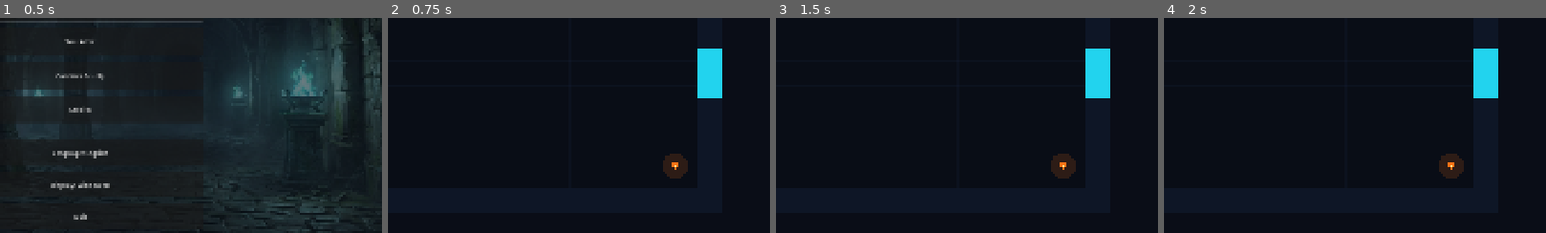
Above: before the commit, frames 1-4 (left to right).
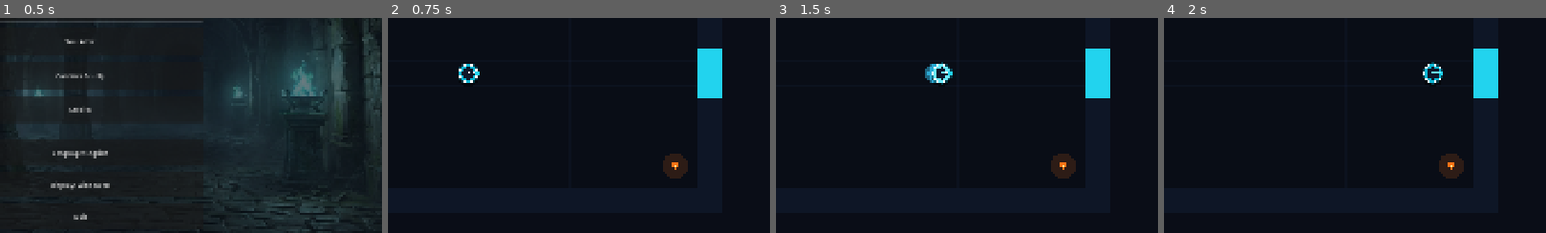
Above: after the commit, the same moments.

Repository: ChobitsChii/games
Game: Godot game, scene res://scenes/main_menu.tscn
Two runs of this game, one before a commit and one after it. Both use one fixed random seed, a clock stepped at 60 frames per second and the inputs below.
Inputs (mouse positions are % of the whole screen's width and height, from its top left):
- Up to frame 1 (0.5 s): no input
- Up to frame 2 (0.75 s): click "Start Run" at 0.5 s
- Up to frame 3 (1.5 s): tap Enter at 1.25 s; move the mouse to (72, 45) at 1.27 s; hold Right (move_right) from 1.28 s (still down); tap Space (dash) at 1.35 s
- Up to frame 4 (2 s): keep holding Right (move_right)
The pictures show only the part of the screen within x 40-90%, y 37-87%; the shares and areas given below are measured in that part.

Frame 1 is identical in both runs. In frame 2, 0.3% of the frame differs, in the area x 18-24%, y 21-31%; in frame 3, 0.5%, in the area x 39-47%, y 20-32%; in frame 4, 0.3%.

Commit message:
fix(crypt_dash): fix entity z-index visibility, add pause menu and tree pause on game over

Diff:
--- a/crypt_dash/scripts/entities/base_boss.gd
+++ b/crypt_dash/scripts/entities/base_boss.gd
@@ -19,6 +19,7 @@
 
 
 func _ready() -> void:
+	z_index = 6
 	collision_layer = 8
 	collision_mask = 1 | 8
 
--- a/crypt_dash/scripts/entities/base_enemy.gd
+++ b/crypt_dash/scripts/entities/base_enemy.gd
@@ -27,6 +27,7 @@
 
 
 func _ready() -> void:
+	z_index = 5
 	collision_layer = 8 # Gegner (Layer 4)
 	collision_mask = 1 | 8 # Wände + andere Gegner
 
--- a/crypt_dash/scripts/entities/enemy_archer.gd
+++ b/crypt_dash/scripts/entities/enemy_archer.gd
@@ -48,8 +48,15 @@
 
 func _draw() -> void:
 	super._draw()
-	# Grüner Schützen-Umhang
-	draw_circle(Vector2.ZERO, 16.0, Color("15803d"))
-	draw_circle(Vector2(0, -2), 11.0, Color("e2e8f0"))
-	draw_circle(Vector2(-3, -2), 2.5, Color("dc2626")) # Rote Scharfschützen-Augen
-	draw_circle(Vector2(3, -2), 2.5, Color("dc2626"))
+	# Scharfe Outline
+	draw_circle(Vector2.ZERO, 19.0, Color("0f172a"))
+	# Smaragdgrüner Umhang
+	draw_circle(Vector2.ZERO, 17.0, Color("16a34a"))
+	draw_circle(Vector2(0, -2), 12.0, Color("f8fafc"))
+	# Zielende Scharfschützen-Augen
+	draw_circle(Vector2(-4, -2), 3.5, Color("f97316"))
+	draw_circle(Vector2(4, -2), 3.5, Color("f97316"))
+	draw_circle(Vector2(-4, -2), 1.5, Color.WHITE)
+	draw_circle(Vector2(4, -2), 1.5, Color.WHITE)
+	# Goldener Bogen
+	draw_arc(Vector2(12, 0), 10.0, -PI/2, PI/2, 12, Color("fbbf24"), 3.0)
--- a/crypt_dash/scripts/entities/enemy_skeleton.gd
+++ b/crypt_dash/scripts/entities/enemy_skeleton.gd
@@ -11,8 +11,14 @@
 
 func _draw() -> void:
 	super._draw()
-	# Knochen-Weiß / Antik
-	draw_circle(Vector2.ZERO, 16.0, Color("e2e8f0"))
-	draw_circle(Vector2(-5, -3), 3.5, Color("0f172a")) # Dunkle Augenhöhlen
-	draw_circle(Vector2(5, -3), 3.5, Color("0f172a"))
-	draw_line(Vector2(-5, 6), Vector2(5, 6), Color("0f172a"), 2.0) # Zähne
+	# Scharfer Schatten & Outline
+	draw_circle(Vector2.ZERO, 19.0, Color("0f172a"))
+	# Knochen-Weiß
+	draw_circle(Vector2.ZERO, 17.0, Color("f1f5f9"))
+	# Rote glühende Augen
+	draw_circle(Vector2(-5, -2), 4.0, Color("ef4444"))
+	draw_circle(Vector2(5, -2), 4.0, Color("ef4444"))
+	draw_circle(Vector2(-5, -2), 1.5, Color.WHITE)
+	draw_circle(Vector2(5, -2), 1.5, Color.WHITE)
+	# Kiefer / Zähne
+	draw_rect(Rect2(-6, 5, 12, 4), Color("334155"))
--- a/crypt_dash/scripts/entities/enemy_slime.gd
+++ b/crypt_dash/scripts/entities/enemy_slime.gd
@@ -27,9 +27,16 @@
 
 func _draw() -> void:
 	super._draw()
-	var radius := 16.0 if split_level > 0 else 10.0
-	# Giftiges Grün / Säure
+	var radius := 18.0 if split_level > 0 else 12.0
+	# Leucht-Aura
+	draw_circle(Vector2.ZERO, radius + 4.0, Color(0.5, 0.9, 0.1, 0.35))
+	# Scharfe Outline
+	draw_circle(Vector2.ZERO, radius + 1.5, Color("14532d"))
+	# Giftiges Säure-Grün
 	draw_circle(Vector2.ZERO, radius, Color("84cc16"))
-	draw_circle(Vector2(0, -2), radius * 0.7, Color("a3e635"))
-	draw_circle(Vector2(-3, -2), 2.5, Color("0f172a"))
-	draw_circle(Vector2(3, -2), 2.5, Color("0f172a"))
+	draw_circle(Vector2(0, -3), radius * 0.65, Color("bef264"))
+	# Gelbe Augen
+	draw_circle(Vector2(-4, -2), 3.5, Color("fef08a"))
+	draw_circle(Vector2(4, -2), 3.5, Color("fef08a"))
+	draw_circle(Vector2(-4, -2), 1.5, Color("1e293b"))
+	draw_circle(Vector2(4, -2), 1.5, Color("1e293b"))
--- a/crypt_dash/scripts/entities/player.gd
+++ b/crypt_dash/scripts/entities/player.gd
@@ -39,6 +39,7 @@
 
 
 func _ready() -> void:
+	z_index = 10
 	collision_layer = 2 # Spieler (Layer 2)
 	collision_mask = 1  # Wände (Layer 1)
 
@@ -199,14 +200,28 @@
 	if is_dashing:
 		body_color = Color("67e8f9")
 		# Dash Nachbild
-		draw_circle(-dash_direction * 20.0, 18.0, Color(0.2, 0.8, 0.9, 0.3))
-
-	# Schatten
-	draw_circle(Vector2(0, 8), 22.0, Color(0, 0, 0, 0.35))
+		draw_circle(-dash_direction * 22.0, 22.0, Color(0.2, 0.8, 1.0, 0.45))
+		draw_circle(-dash_direction * 11.0, 24.0, Color(0.2, 0.8, 1.0, 0.65))
+
+	# Scharfer Schatten
+	draw_circle(Vector2(0, 10), 24.0, Color(0, 0, 0, 0.5))
+
+	# Leucht-Aura
+	draw_circle(Vector2.ZERO, 26.0, Color(0.02, 0.71, 0.83, 0.3))
+	# Heller Rand
+	draw_circle(Vector2.ZERO, 23.0, Color.WHITE)
 	# Körper
-	draw_circle(Vector2.ZERO, 20.0, body_color)
+	draw_circle(Vector2.ZERO, 21.0, body_color)
 	draw_circle(Vector2.ZERO, 15.0, Color("0f172a"))
-	# Blickrichtung / Augen
+
+	# Blickrichtung / Glühende Augen
 	var eye_offset := _facing * 9.0
-	draw_circle(eye_offset + Vector2(-4, -2), 3.5, Color("38bdf8"))
-	draw_circle(eye_offset + Vector2(4, -2), 3.5, Color("38bdf8"))
+	draw_circle(eye_offset + Vector2(-5, -2), 4.5, Color("67e8f9"))
+	draw_circle(eye_offset + Vector2(5, -2), 4.5, Color("67e8f9"))
+	draw_circle(eye_offset + Vector2(-5, -2), 2.0, Color.WHITE)
+	draw_circle(eye_offset + Vector2(5, -2), 2.0, Color.WHITE)
+
+	# Gehaltene Leuchtdolche
+	var weapon_pos := _facing * 22.0
+	draw_circle(weapon_pos, 5.0, Color("22d3ee"))
+	draw_circle(weapon_pos, 2.5, Color.WHITE)
--- a/crypt_dash/scripts/entities/projectile.gd
+++ b/crypt_dash/scripts/entities/projectile.gd
@@ -14,6 +14,7 @@
 
 
 func _ready() -> void:
+	z_index = 12
 	collision_layer = 0
 	collision_mask = 1 # Wände (Layer 1)
 	body_entered.connect(_on_body_entered)
--- a/crypt_dash/scripts/game.gd
+++ b/crypt_dash/scripts/game.gd
@@ -27,12 +27,14 @@
 var _item_selection_modal: Control
 var _game_over_modal: Control
 var _victory_modal: Control
+var _pause_modal: Control
 
 var _shake_timer: float = 0.0
 var _shake_intensity: float = 0.0
 
 
 func _ready() -> void:
+	process_mode = Node.PROCESS_MODE_ALWAYS
 	_parse_cmdline_args()
 	_load_meta_progress()
 
@@ -152,6 +154,19 @@
 	_update_hud()
 
 
+func _unhandled_input(event: InputEvent) -> void:
+	if event.is_action_pressed("pause"):
+		if _game_over_modal.visible or _victory_modal.visible or _item_selection_modal.visible:
+			return
+		_toggle_pause()
+
+
+func _toggle_pause() -> void:
+	var is_paused := not get_tree().paused
+	get_tree().paused = is_paused
+	_pause_modal.visible = is_paused
+
+
 func _on_floor_completed(_f_num: int) -> void:
 	if current_floor_num >= 3:
 		_show_victory()
@@ -160,10 +175,12 @@
 
 
 func _on_game_over() -> void:
+	get_tree().paused = true
 	_game_over_modal.visible = true
 
 
 func _show_victory() -> void:
+	get_tree().paused = true
 	_victory_modal.visible = true
 
 
@@ -224,6 +241,7 @@
 	_setup_item_modal()
 	_setup_game_over_modal()
 	_setup_victory_modal()
+	_setup_pause_modal()
 
 
 func _setup_item_modal() -> void:
@@ -313,12 +331,18 @@
 
 	var retry_btn := Button.new()
 	retry_btn.text = "BTN_RETRY"
-	retry_btn.pressed.connect(func() -> void: get_tree().reload_current_scene())
+	retry_btn.pressed.connect(func() -> void:
+		get_tree().paused = false
+		get_tree().reload_current_scene()
+	)
 	vbox.add_child(retry_btn)
 
 	var menu_btn := Button.new()
 	menu_btn.text = "BTN_MENU"
-	menu_btn.pressed.connect(func() -> void: get_tree().change_scene_to_file("res://scenes/main_menu.tscn"))
+	menu_btn.pressed.connect(func() -> void:
+		get_tree().paused = false
+		get_tree().change_scene_to_file("res://scenes/main_menu.tscn")
+	)
 	vbox.add_child(menu_btn)
 
 	_game_over_modal.add_child(center)
@@ -354,11 +378,55 @@
 
 	var menu_btn := Button.new()
 	menu_btn.text = "BTN_MENU"
-	menu_btn.pressed.connect(func() -> void: get_tree().change_scene_to_file("res://scenes/main_menu.tscn"))
+	menu_btn.pressed.connect(func() -> void:
+		get_tree().paused = false
+		get_tree().change_scene_to_file("res://scenes/main_menu.tscn")
+	)
 	vbox.add_child(menu_btn)
 
 	_victory_modal.add_child(center)
 	_hud_layer.add_child(_victory_modal)
+
+
+func _setup_pause_modal() -> void:
+	_pause_modal = Control.new()
+	_pause_modal.set_anchors_preset(Control.PRESET_FULL_RECT)
+	_pause_modal.visible = false
+
+	var dim := ColorRect.new()
+	dim.set_anchors_preset(Control.PRESET_FULL_RECT)
+	dim.color = Color(0.02, 0.04, 0.08, 0.8)
+	_pause_modal.add_child(dim)
+
+	var center := CenterContainer.new()
+	center.set_anchors_preset(Control.PRESET_FULL_RECT)
+	var vbox := VBoxContainer.new()
+	vbox.add_theme_constant_override("separation", 20)
+	center.add_child(vbox)
+
+	var title := Label.new()
+	title.text = "COMMON_PAUSED"
+	title.add_theme_font_size_override("font_size", 54)
+	title.add_theme_color_override("font_color", Color("06b6d4"))
+	vbox.add_child(title)
+
+	var resume_btn := Button.new()
+	resume_btn.text = "COMMON_RESUME"
+	resume_btn.custom_minimum_size = Vector2(240, 56)
+	resume_btn.pressed.connect(_toggle_pause)
+	vbox.add_child(resume_btn)
+
+	var menu_btn := Button.new()
+	menu_btn.text = "COMMON_MAIN_MENU"
+	menu_btn.custom_minimum_size = Vector2(240, 56)
+	menu_btn.pressed.connect(func() -> void:
+		get_tree().paused = false
+		get_tree().change_scene_to_file("res://scenes/main_menu.tscn")
+	)
+	vbox.add_child(menu_btn)
+
+	_pause_modal.add_child(center)
+	_hud_layer.add_child(_pause_modal)
 
 
 func _update_hud() -> void:
--- a/crypt_dash/scripts/gen/room_template.gd
+++ b/crypt_dash/scripts/gen/room_template.gd
@@ -16,6 +16,7 @@
 
 
 func setup_room(p_room: DungeonGenerator.DungeonRoom) -> void:
+	z_index = -10
 	room_data = p_room
 	is_cleared = p_room.cleared
 	_build_room_geometry()
